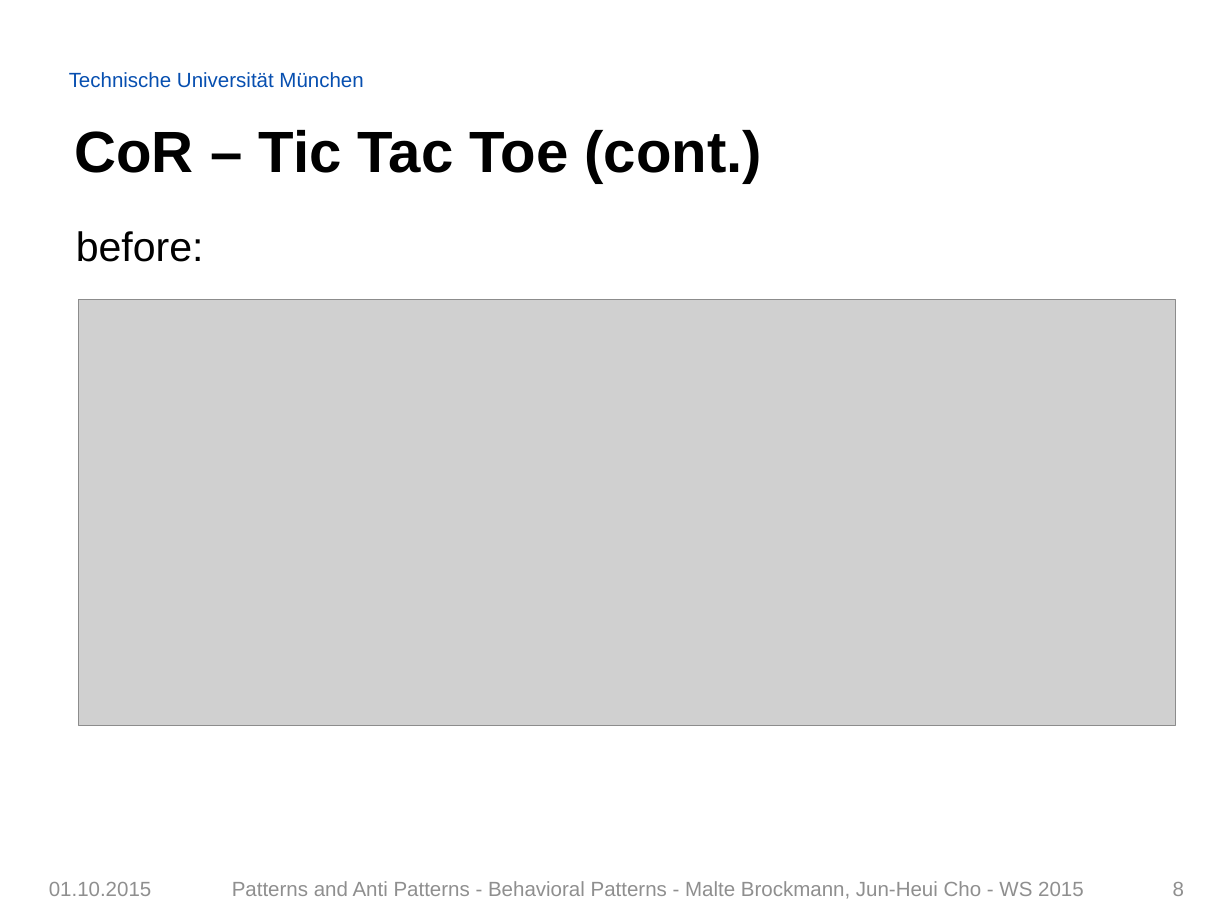
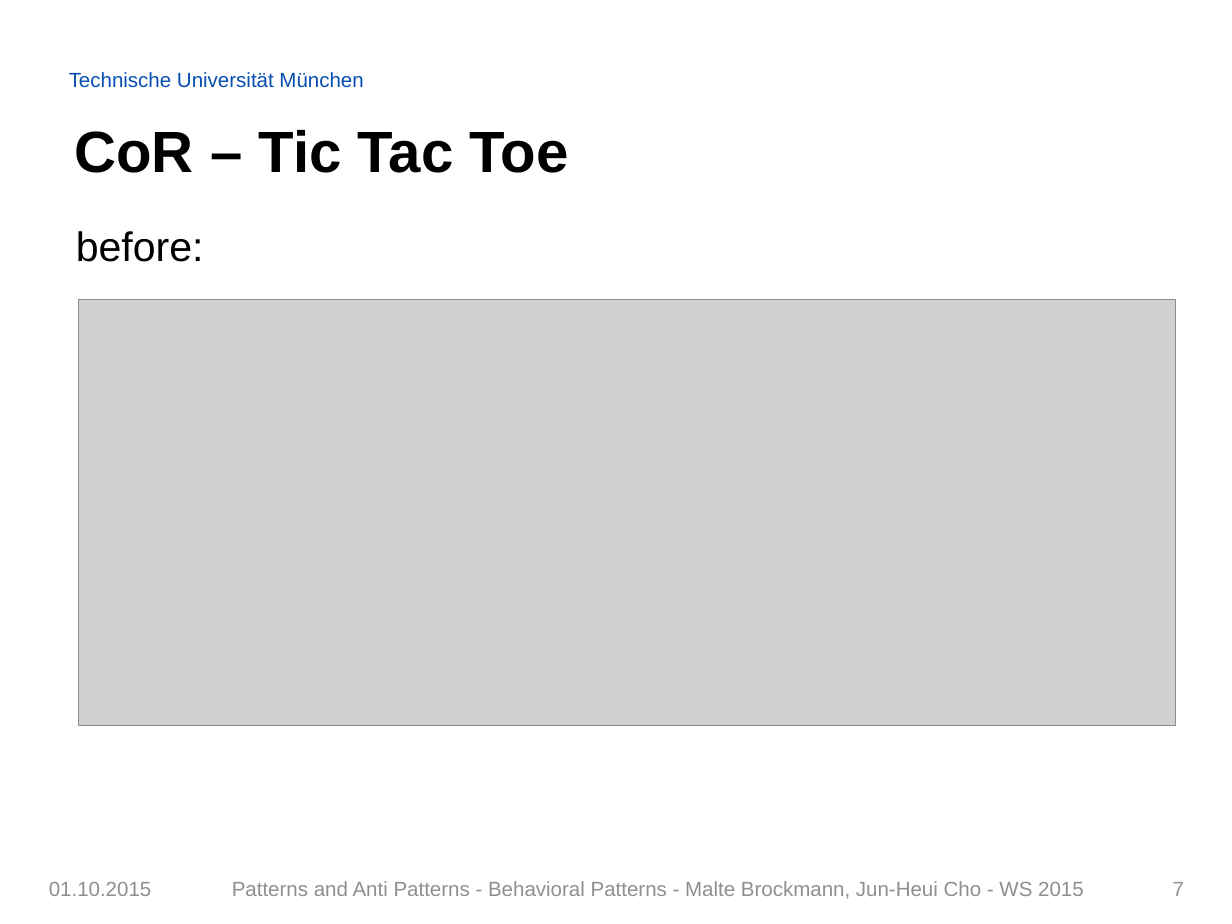
Before and after one commit to Painted6/Behavioral-design-patterns, a slide deck: slide 7 of Behavioral Patterns - JS Patterns and Anti Patterns.pptx (slide 8 before the commit). Drawn at 1232x924 pixels with LibreOffice and Linux fonts; fonts in the diff are those of the drawing; grey boxes stand for pictures; background and template pictures are left out. Boxes give left, top, right and bottom in pixels: in the first picture for what was removed or moved away, otherwise in the second. Text is boxed around its words. In the diff, an @@ line names an element or a change of style, - is before the commit and + after.

```diff
--- a/Behavioral Patterns - JS Patterns and Anti Patterns.pptx
+++ b/Behavioral Patterns - JS Patterns and Anti Patterns.pptx
@@ title at (75, 130, 568, 173): text changed @@
-CoR – Tic Tac Toe (cont.)
+CoR – Tic Tac Toe
@@ page number at (1173, 882, 1184, 896): text changed @@
-8
+7
```
Also in this commit, not shown: 2 other slides changed.
